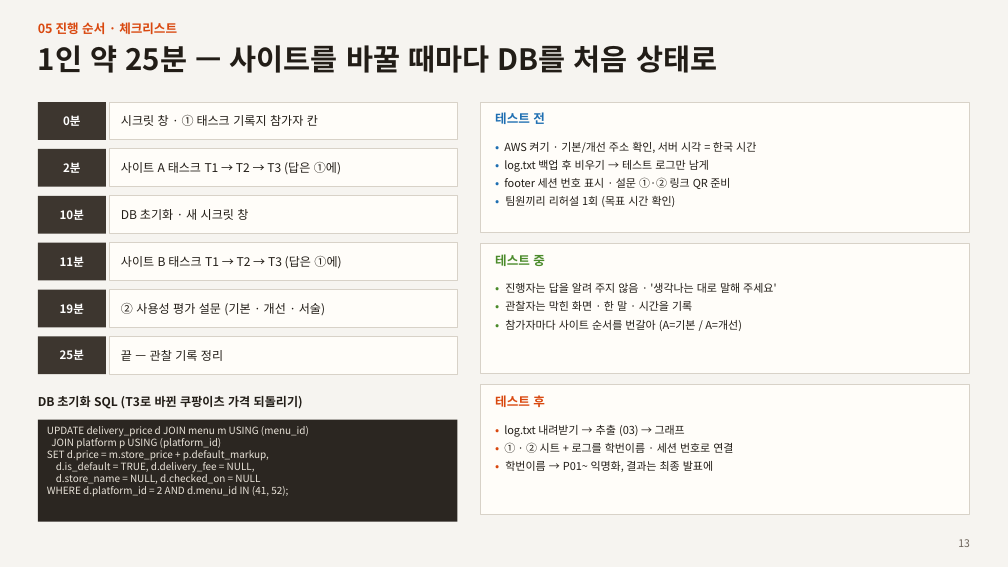
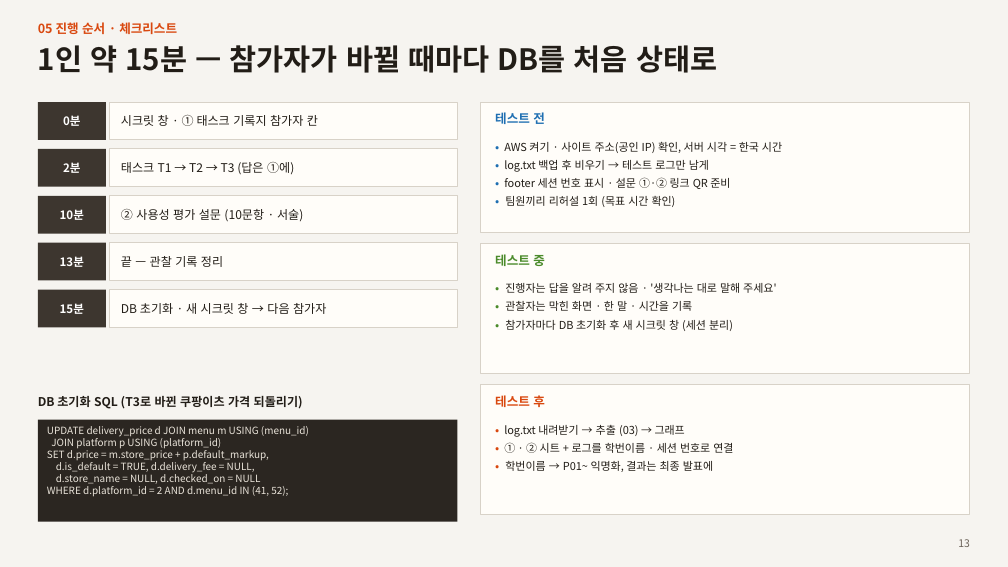
Before and after one commit to rhsiddlrnl/price-gap, a slide deck: slide 13 of 테스트계획_발표자료.pptx. Drawn at 1008x567 pixels with LibreOffice and Linux fonts; fonts in the diff are those of the drawing. Boxes give left, top, right and bottom in pixels: in the first picture for what was removed or moved away, otherwise in the second. Text is boxed around its words. In the diff, an @@ line names an element or a change of style, - is before the commit and + after.

Commit message:
테스트계획 발표자료: 기본/개선 비교 대신 최신 사이트 하나로 테스트
- 3쪽 : '기본 vs 개선' 표 → 테스트 대상 화면 3개(가격 비교 · 차액 랭킹 · 배달가 입력) + 확인할 것 + 태스크·요구
- 2·4·5쪽 : 순서 효과 상쇄 · 사이트별 진행 삭제, 참가자마다 DB 초기화 · 새 시크릿 창
- 6~8쪽 : 로그 지표를 사이트 비교 대신 태스크별 결과 · 목표 시간 기준으로, I열 = 참가자 번호
- 10~13쪽 : 설문지 구성을 사이트 1개 기준으로, 진행 순서 1인 약 15분
- 발표자 노트도 같은 내용으로 수정

```diff
--- a/테스트계획_발표자료.pptx
+++ b/테스트계획_발표자료.pptx
@@ text at (38, 45, 717, 73): text changed @@
-1인 약 25분 — 사이트를 바꿀 때마다 DB를 처음 상태로
+1인 약 15분 — 참가자가 바뀔 때마다 DB를 처음 상태로
@@ text at (504, 142, 782, 153): text changed @@
-• AWS 켜기 · 기본/개선 주소 확인, 서버 시각 = 한국 시간
+• AWS 켜기 · 사이트 주소(공인 IP) 확인, 서버 시각 = 한국 시간
@@ text in rectangle at (121, 162, 294, 175): text changed @@
-사이트 A 태스크 T1 → T2 → T3 (답은 ①에)
+태스크 T1 → T2 → T3 (답은 ①에)
@@ text in rectangle at (121, 209, 303, 222): text changed @@
-DB 초기화 · 새 시크릿 창
+② 사용성 평가 설문 (10문항 · 서술)
@@ text in rectangle at (60, 256, 84, 267): text changed @@
-11분
+13분
@@ text in rectangle at (121, 256, 223, 267): text changed @@
-사이트 B 태스크 T1 → T2 → T3 (답은 ①에)
+끝 — 관찰 기록 정리
@@ text in rectangle at (60, 303, 84, 314): text changed @@
-19분
+15분
@@ text in rectangle at (121, 303, 326, 314): text changed @@
-② 사용성 평가 설문 (기본 · 개선 · 서술)
+DB 초기화 · 새 시크릿 창 → 다음 참가자
@@ text at (505, 320, 733, 331): text changed @@
-• 참가자마다 사이트 순서를 번갈아 (A=기본 / A=개선)
+• 참가자마다 DB 초기화 후 새 시크릿 창 (세션 분리)
@@ rectangle removed at (38, 337, 106, 374) @@
-25분
@@ rectangle removed at (110, 337, 457, 374) @@
-끝 — 관찰 기록 정리
```
Also in this commit, not shown: 10 other slides changed, 1 other file.
